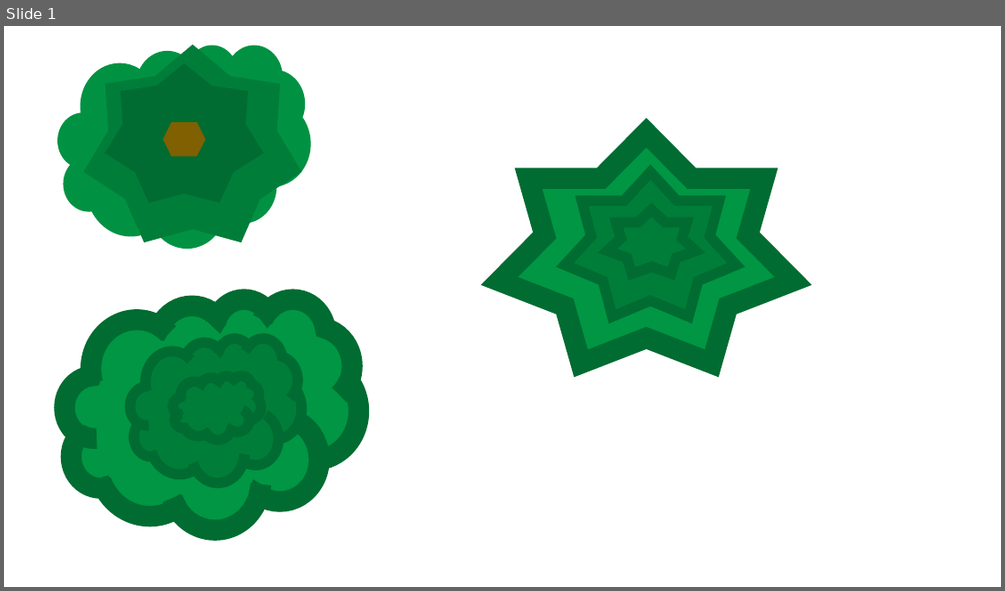
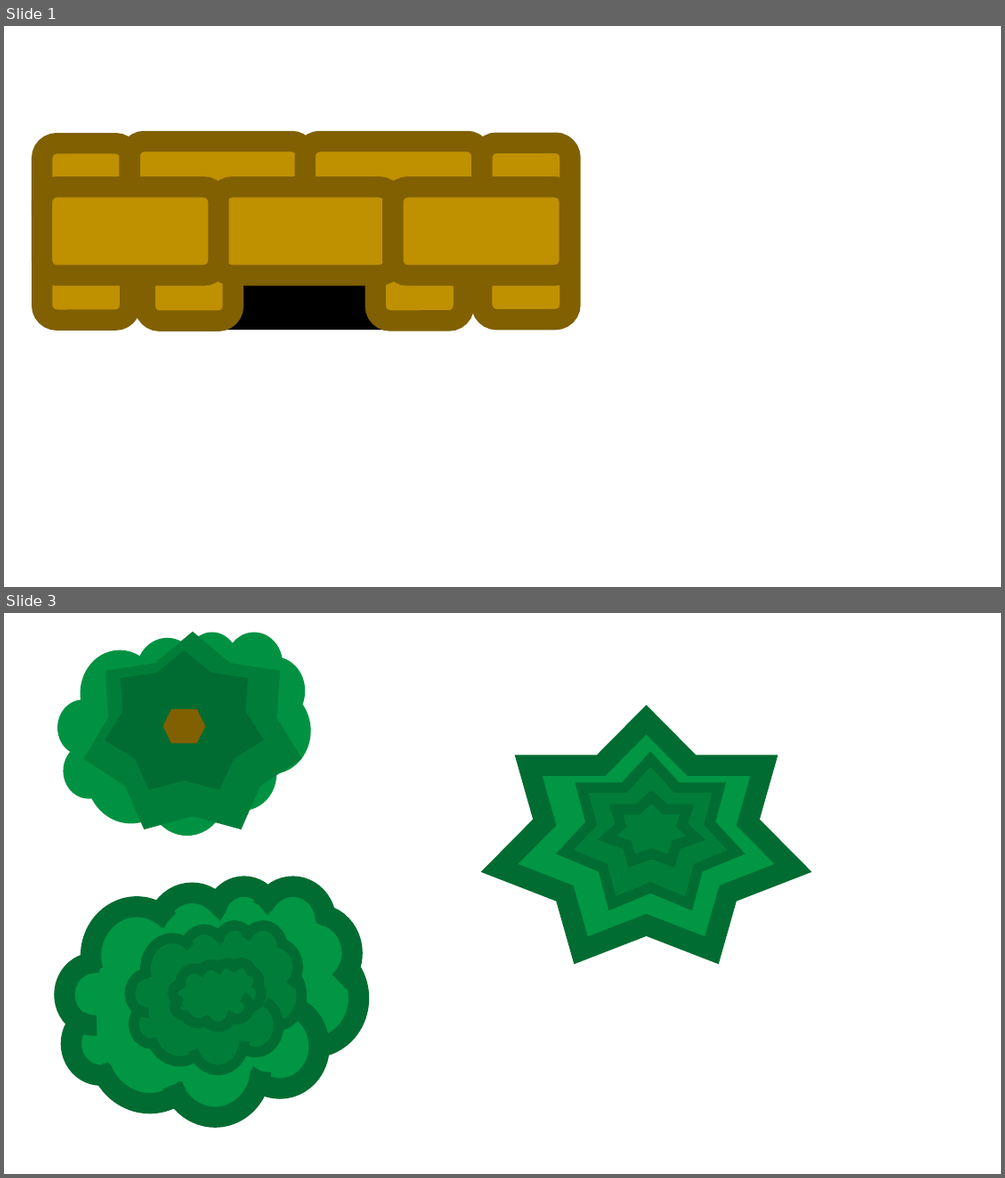
Before and after one commit to DanGrew/Dinosaurs, a slide deck: src/uk/dangrew/dinosaurs/resources/image-construction.pptx. Shown one above the other, each under a label of ours: slide 1 before the commit, slides 1 and 3 after it; the slides between them are not shown. The pictures are 1005x591 and 1005x1178 pixels, drawn with LibreOffice and Linux fonts; fonts in the diff are those of the drawing. Boxes give left, top, right and bottom in pixels: in the first picture for what was removed or moved away, otherwise in the second. Text is boxed around its words. In the diff, an @@ line names an element or a change of style, - is before the commit and + after.

```diff
--- a/src/uk/dangrew/dinosaurs/resources/image-construction.pptx
+++ b/src/uk/dangrew/dinosaurs/resources/image-construction.pptx
@@ slide 1 added at <box>4,26,1001,587</box>, background #FFFFFF @@
@@ rounded rectangle added at <box>42,143,130,320</box>, fill #BF9000, outline #806000 20 pt @@
@@ rounded rectangle added at <box>129,141,306,230</box>, fill #BF9000, outline #806000 20 pt @@
@@ rounded rectangle added at <box>145,144,233,321</box>, fill #BF9000, outline #806000 20 pt @@
@@ rounded rectangle added at <box>306,141,482,230</box>, fill #BF9000, outline #806000 20 pt @@
@@ rounded rectangle added at <box>376,144,464,321</box>, fill #BF9000, outline #806000 20 pt @@
@@ rounded rectangle added at <box>482,143,570,319</box>, fill #BF9000, outline #806000 20 pt @@
@@ rounded rectangle added at <box>42,187,218,275</box>, fill #BF9000, outline #806000 20 pt @@
@@ rounded rectangle added at <box>217,187,394,275</box>, fill #BF9000, outline #806000 20 pt @@
@@ rounded rectangle added at <box>393,187,569,275</box>, fill #BF9000, outline #806000 20 pt @@
@@ rectangle added at <box>187,229,426,329</box>, fill #000000 @@
@@ what was slide 1 is now slide 3 @@
```
Also in this commit, not shown: 1 other slide added, 19 other files.
